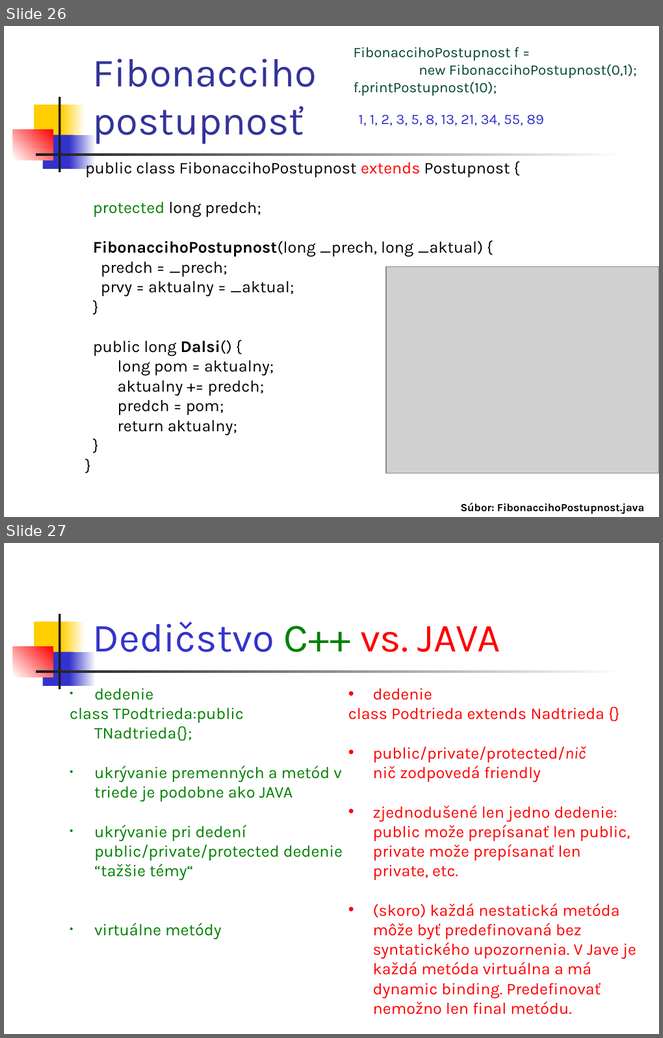
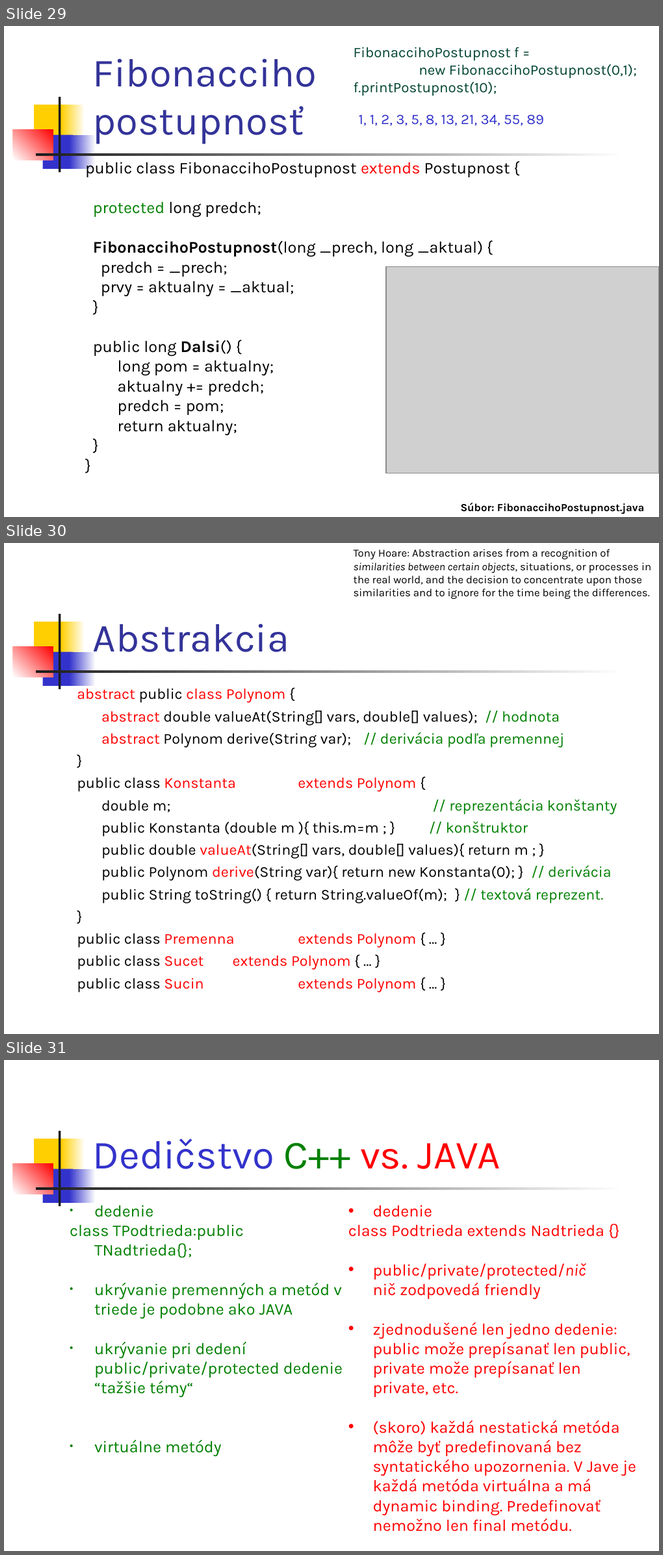
Before and after one commit to Programovanie4/Prednasky, a slide deck: 03/03_java.ppt. Shown one above the other, each under a label of ours: slides 26 and 27 before the commit, slides 29, 30 and 31 after it. The pictures are 663x1038 and 663x1555 pixels, drawn with LibreOffice and Linux fonts; fonts in the diff are those of the drawing; grey boxes stand for pictures. Boxes give left, top, right and bottom in pixels: in the first picture for what was removed or moved away, otherwise in the second. Text is boxed around its words. In the diff, an @@ line names an element or a change of style, - is before the commit and + after.

```diff
--- a/03/03_java.ppt
+++ b/03/03_java.ppt
@@ slide 30 added at box(4, 543, 659, 1034), background #FFFFFF; not listed: 7 template elements that a slide beside it also shows @@
@@ text added at box(354, 549, 651, 599), 12 pt, text #000000 @@
+Tony Hoare: Abstraction arises from a recognition of similarities between certain objects, situations, or processes in the real world, and the decision to concentrate upon those similarities and to ignore for the time being the differences.
@@ title added at box(93, 624, 289, 652), 44 pt, text #333399 @@
+Abstrakcia
@@ text added at box(77, 689, 617, 992), 16.6 pt, text #000000 @@
+abstract public class Polynom {
+abstract double valueAt(String[] vars, double[] values); // hodnota
+abstract Polynom derive(String var); // derivácia podľa premennej
+}
+public class Konstanta extends Polynom {
+double m; // reprezentácia konštanty
+public Konstanta (double m ){ this.m=m ; } // konštruktor
+public double valueAt(String[] vars, double[] values){ return m ; }
+public Polynom derive(String var){ return new Konstanta(0); } // derivácia
+public String toString() { return String.valueOf(m); } // textová reprezent.
+}
+public class Premenna extends Polynom { … }
+public class Sucet extends Polynom { … }
+public class Sucin extends Polynom { … }
@@ what was slide 26 is now slide 29 @@
@@ what was slide 27 is now slide 31 @@
```
Also in this commit, not shown: 9 slides changed, 5 other slides added, 1 other file.
